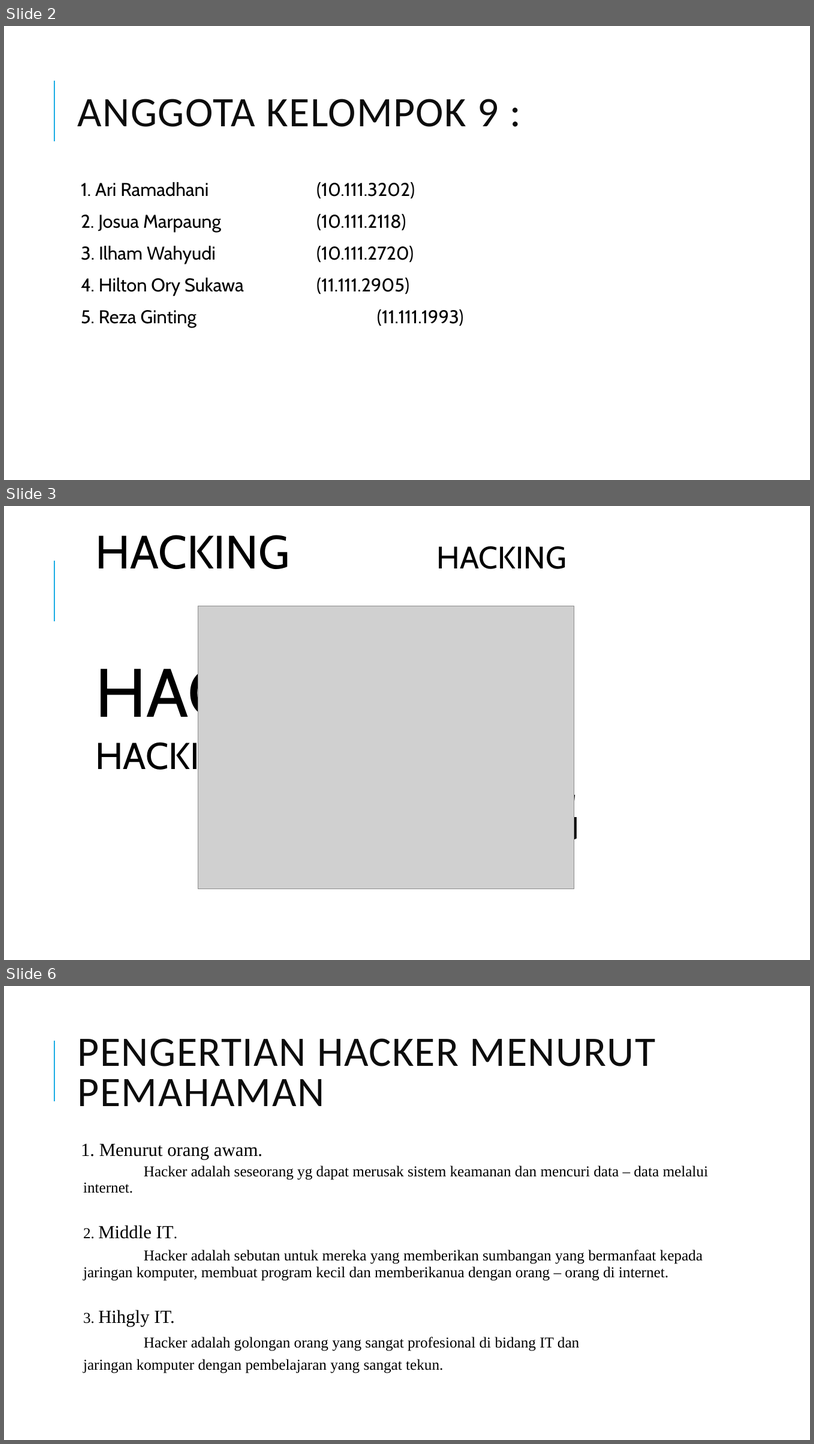
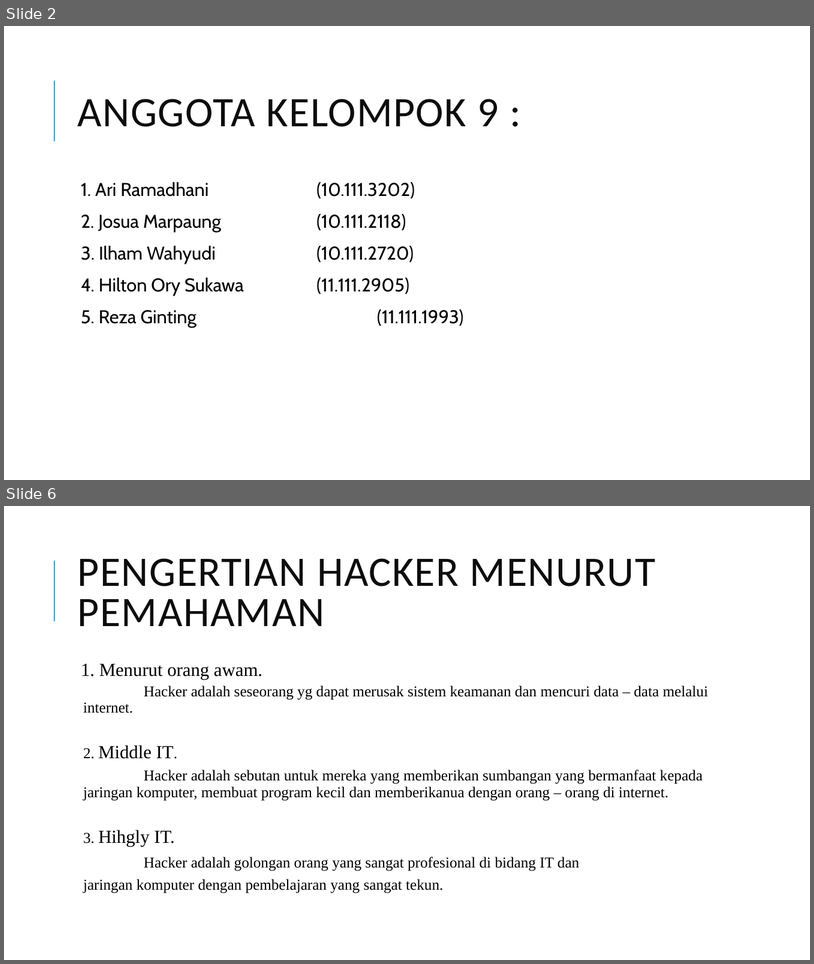
Before and after one commit to Mikroskil/Pejuang, a slide deck: pptpresentasieptikhacking-140615110436-phpapp01.pptx. Shown one above the other, each under a label of ours: slides 2, 3 and 6 before the commit, slides 2 and 6 after it; the slides between them are not shown. The pictures are 814x1444 and 814x964 pixels, drawn with LibreOffice and Linux fonts; fonts in the diff are those of the drawing; grey boxes stand for pictures. Boxes give left, top, right and bottom in pixels: in the first picture for what was removed or moved away, otherwise in the second. Text is boxed around its words. In the diff, an @@ line names an element or a change of style, - is before the commit and + after.

```diff
--- a/pptpresentasieptikhacking-140615110436-phpapp01.pptx
+++ b/pptpresentasieptikhacking-140615110436-phpapp01.pptx
@@ slide 3 removed at box(4, 506, 810, 960), background #FFFFFF; not listed: 1 template element that a slide beside it also shows @@
@@ text removed at box(95, 535, 581, 856) @@
-    HACKING HACKING
-    HACKING
-    HACKING
-    HACKING
@@ picture removed at box(198, 606, 575, 889) @@
```
Also in this commit, not shown: 2 slides changed, 1 slide added.
